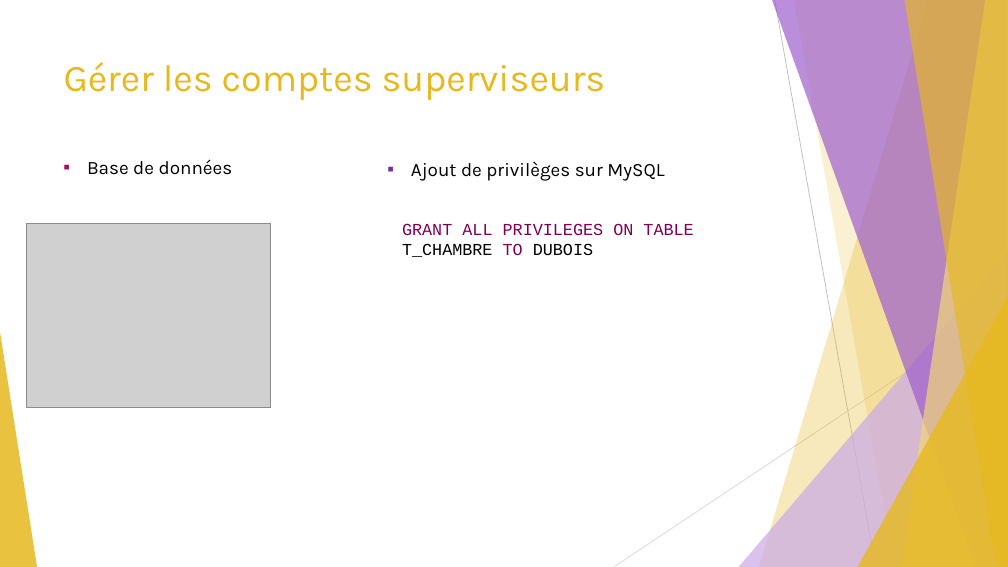
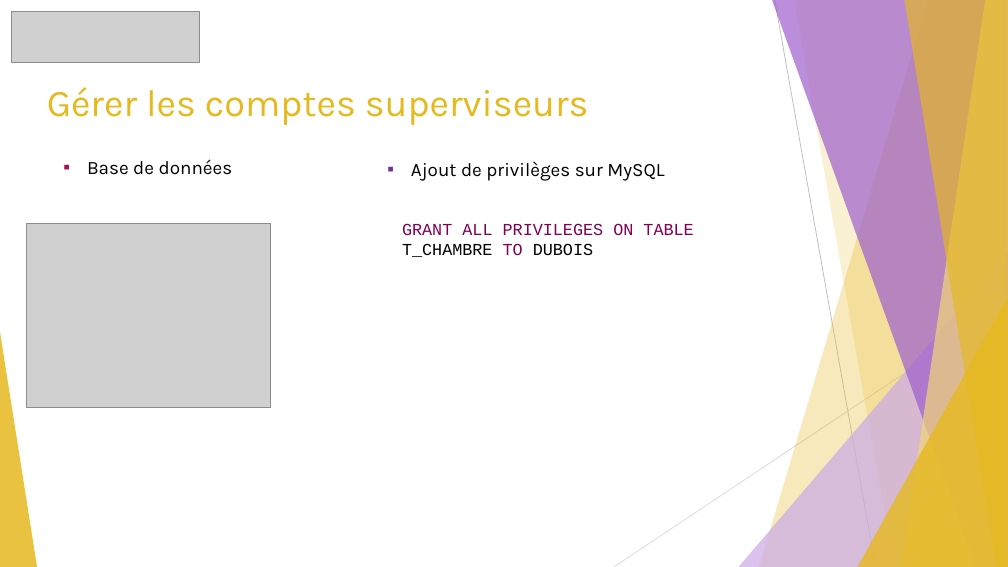
Before and after one commit to GuiguiMvn/Systeme-Escape-Game-Telethon, a slide deck: slide 6 of Cyril/Présentation.pptx. Drawn at 1008x567 pixels with LibreOffice and Linux fonts; fonts in the diff are those of the drawing; grey boxes stand for pictures. Boxes give left, top, right and bottom in pixels: in the first picture for what was removed or moved away, otherwise in the second. Text is boxed around its words. In the diff, an @@ line names an element or a change of style, - is before the commit and + after.

```diff
--- a/Cyril/Présentation.pptx
+++ b/Cyril/Présentation.pptx
@@ picture added at [12, 12, 200, 63] @@
@@ title "Gérer les comptes superviseurs": place and size @@
-title "Gérer les comptes superviseurs" at [64, 62, 606, 100]
+title "Gérer les comptes superviseurs" at [47, 87, 589, 125]
```
Also in this commit, not shown: 10 other slides changed, 2 other files.
